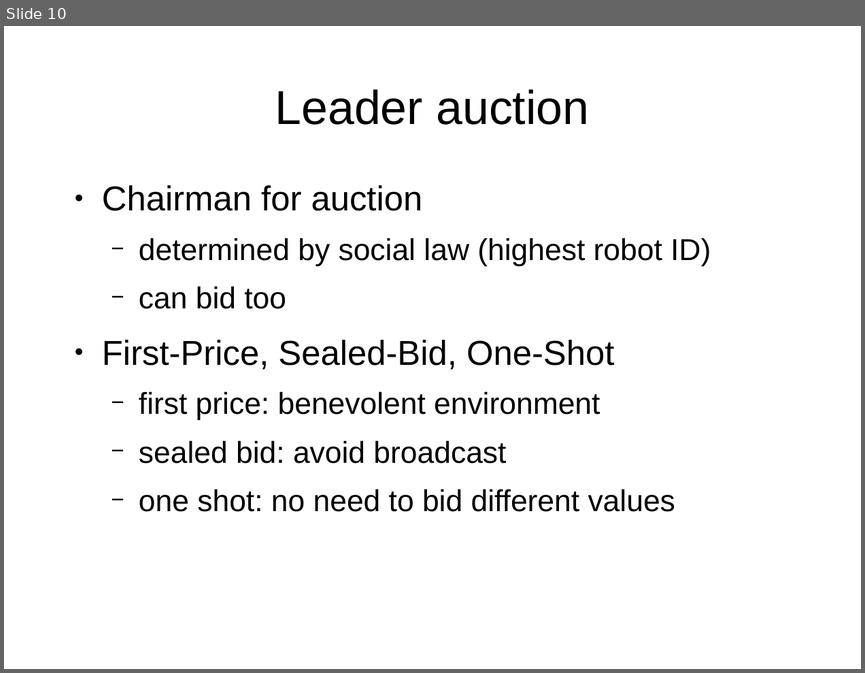
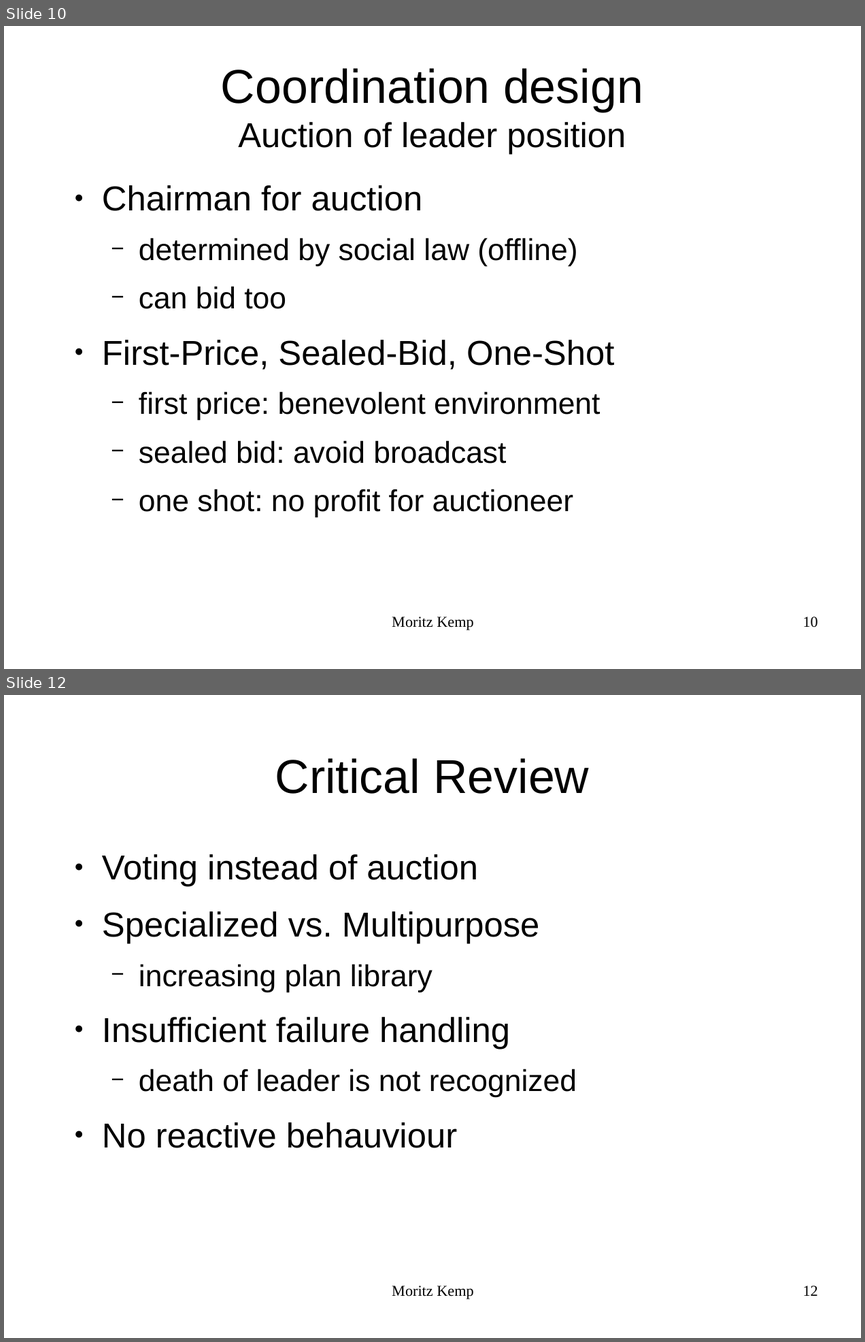
Before and after one commit to MoritzKemp/smartFactory, a slide deck: documentation/presentation_2.odp. Shown one above the other, each under a label of ours: slide 10 before the commit, slides 10 and 12 after it; the slides between them are not shown. The pictures are 865x673 and 865x1342 pixels, drawn with LibreOffice and Linux fonts; fonts in the diff are those of the drawing. Boxes give left, top, right and bottom in pixels: in the first picture for what was removed or moved away, otherwise in the second. Text is boxed around its words. In the diff, an @@ line names an element or a change of style, - is before the commit and + after.

```diff
--- a/documentation/presentation_2.odp
+++ b/documentation/presentation_2.odp
@@ slide 12 added at bbox=[4, 695, 861, 1338], background #FFFFFF @@
@@ title added at bbox=[275, 758, 589, 794], 44 pt, text #000000 @@
+Critical Review
@@ text added at bbox=[102, 854, 577, 1148], 32 pt, text #000000 @@
+● Voting instead of auction
+● Specialized vs. Multipurpose
+  − increasing plan library
+● Insufficient failure handling
+  − death of leader is not recognized
+● No reactive behauviour
@@ text added at bbox=[392, 1285, 473, 1299], 14 pt, text #000000 @@
+Moritz Kemp
@@ page number added at bbox=[803, 1285, 818, 1295], 14 pt, text #000000 @@
+12
@@ slide 10 changed as well @@
@@ title at bbox=[221, 68, 643, 155]: text changed; size 44 to 32 pt @@
-Leader auction
+Coordination design
+Auction of leader position
@@ text at bbox=[139, 237, 577, 266]: text changed @@
-  − determined by social law (highest robot ID)
+  − determined by social law (offline)
@@ text at bbox=[139, 488, 573, 517]: text changed @@
-  − one shot: no need to bid different values
+  − one shot: no profit for auctioneer
@@ text added at bbox=[392, 616, 473, 630], 14 pt, text #000000 @@
+Moritz Kemp
@@ page number added at bbox=[803, 616, 818, 627], 14 pt, text #000000 @@
+10
```
Also in this commit, not shown: 2 other slides changed, 9 other slides added, 9 slides removed, 14 other files.
